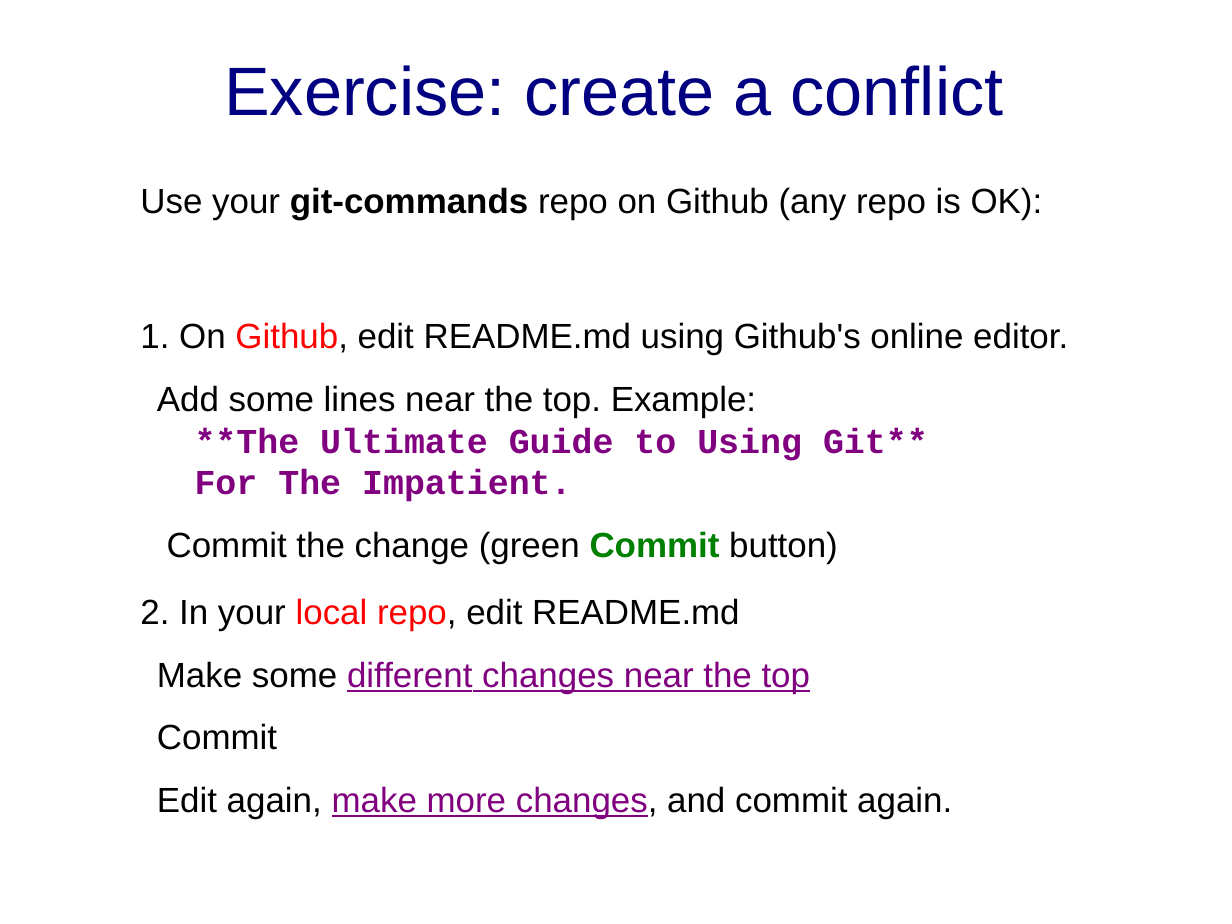
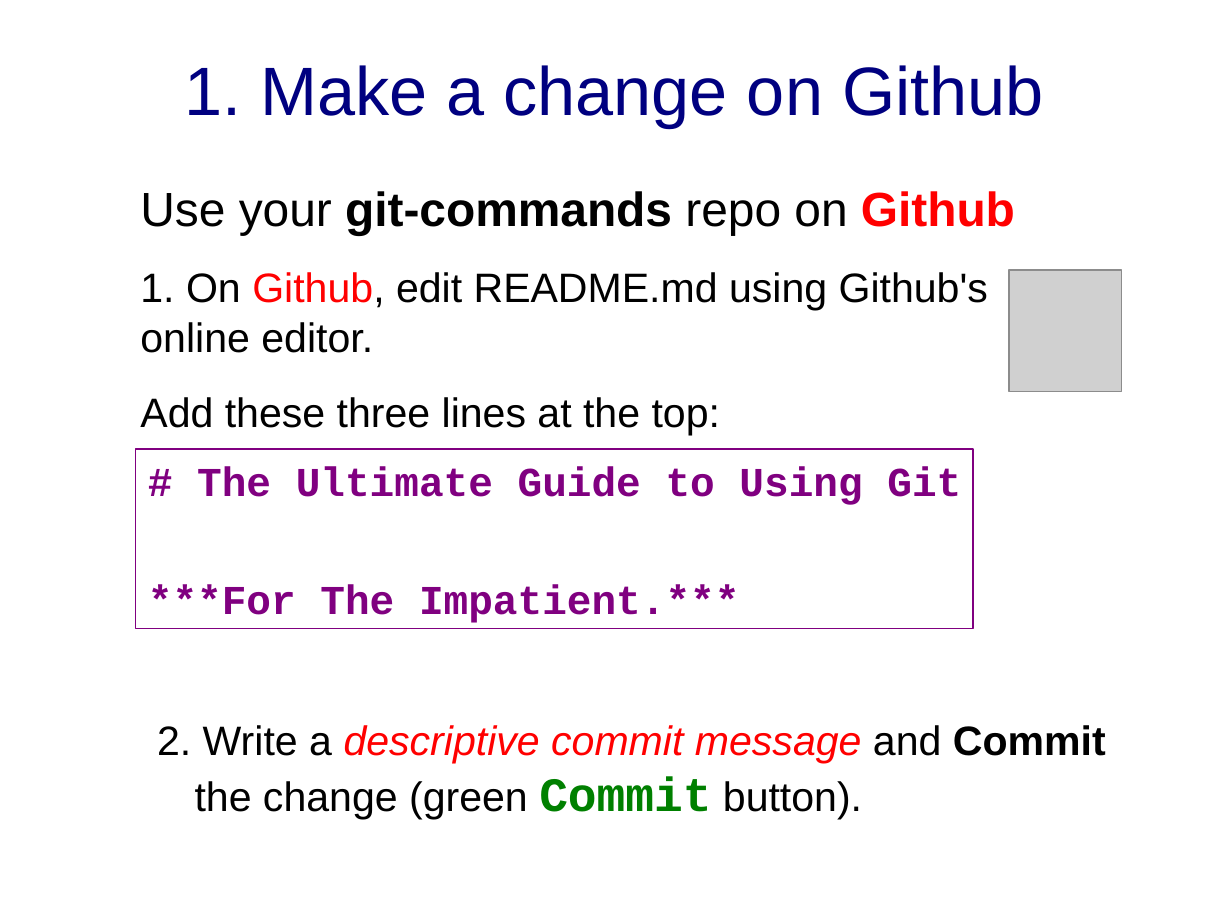
Before and after one commit to cpske/ISP, a slide deck: slide 3 of git/Merge-and-Conflict-Practice.ppt (slide 5 before the commit). Drawn at 1232x924 pixels with LibreOffice and Linux fonts; fonts in the diff are those of the drawing; grey boxes stand for pictures. Boxes give left, top, right and bottom in pixels: in the first picture for what was removed or moved away, otherwise in the second. Text is boxed around its words. In the diff, an @@ line names an element or a change of style, - is before the commit and + after.

Commit message:
update merge exercise

```diff
--- a/git/Merge-and-Conflict-Practice.ppt
+++ b/git/Merge-and-Conflict-Practice.ppt
@@ title at (184, 65, 1043, 128): text changed @@
-Exercise: create a conflict
+1. Make a change on Github
@@ text at (140, 191, 1015, 235): text changed; size 20.4 to 28 pt; bold on @@
-Use your git-commands repo on Github (any repo is OK):
+Use your git-commands repo on Github
@@ text at (140, 272, 988, 353): size 20.4 to 24 pt in "1. On Github, edit README.md using Github's ..." @@
@@ picture added at (1009, 270, 1121, 392) @@
@@ text at (140, 397, 1106, 820): text changed; size 20.4 to 24 pt @@
-  Add some lines near the top. Example:
-  **The Ultimate Guide to Using Git**
-  For The Impatient.
-  Commit the change (green Commit button)
-2. In your local repo, edit README.md
-  Make some different changes near the top
-  Commit
-  Edit again, make more changes, and commit again.
+Add these three lines at the top:
+  2. Write a descriptive commit message and Commit the change (green Commit button).
@@ rectangle added at (136, 448, 973, 628), outline #800080 0.74 pt, 24 pt, text #800080, bold @@
+# The Ultimate Guide to Using Git
+***For The Impatient.***
```
Also in this commit, not shown: 9 other slides changed, 3 slides added, 1 other file.
